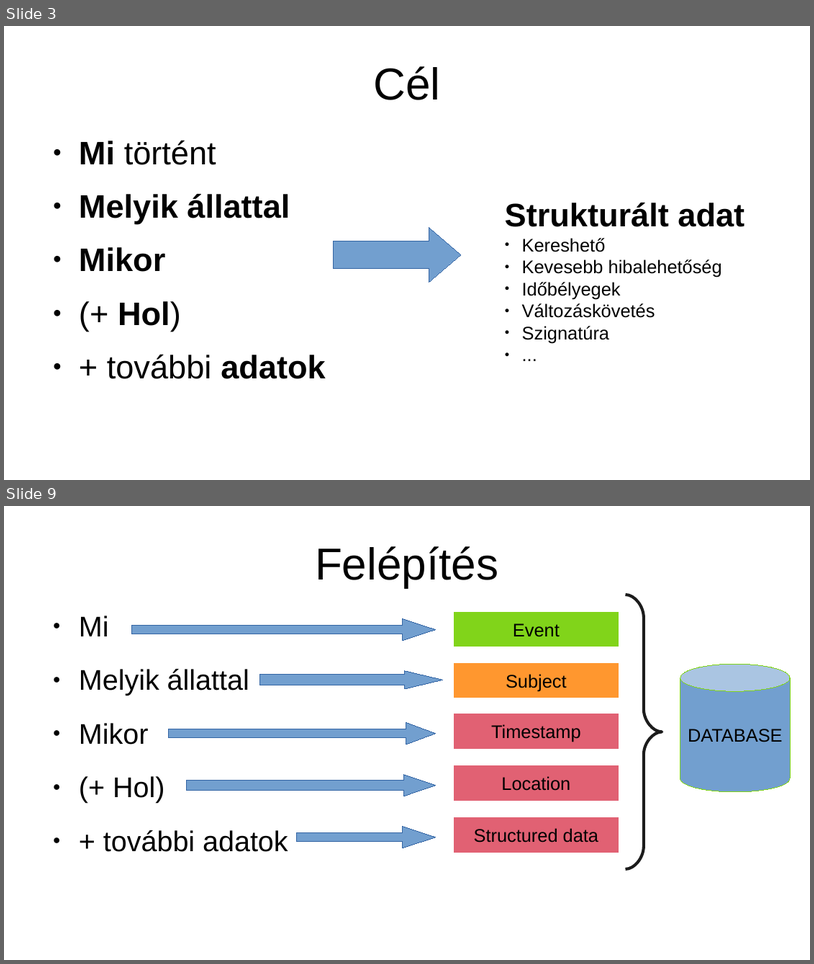
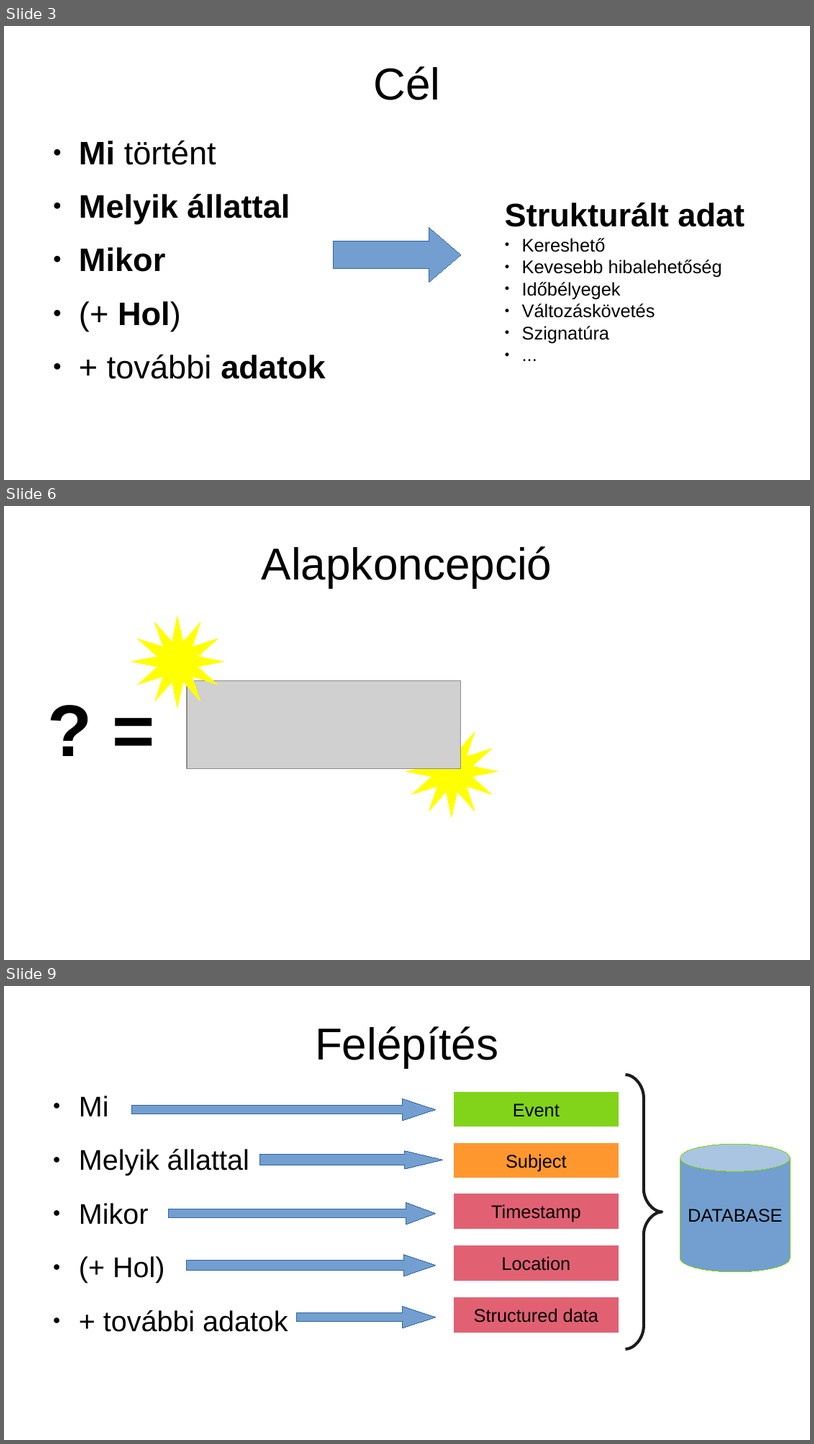
Before and after one commit to dfajtai/exam_register, a slide deck: src/online_event_recorder/howto/exam_register_manual_v0_20240305.odp. Shown one above the other, each under a label of ours: slides 3 and 9 before the commit, slides 3, 6 and 9 after it; the slides between them are not shown. The pictures are 814x964 and 814x1444 pixels, drawn with LibreOffice and Linux fonts; fonts in the diff are those of the drawing; grey boxes stand for pictures. Boxes give left, top, right and bottom in pixels: in the first picture for what was removed or moved away, otherwise in the second. Text is boxed around its words. In the diff, an @@ line names an element or a change of style, - is before the commit and + after.

```diff
--- a/src/online_event_recorder/howto/exam_register_manual_v0_20240305.odp
+++ b/src/online_event_recorder/howto/exam_register_manual_v0_20240305.odp
@@ slide 6 added at (4, 506, 810, 960), background #FFFFFF @@
@@ title added at (262, 546, 553, 587), 44 pt, text #000000 @@
+Alapkoncepció
@@ freeform shape added at (132, 615, 224, 707), fill #FFFF00, outline #FFFF00 0 pt @@
@@ text added at (41, 680, 205, 768), 72 pt, text #000000, bold @@
+? =
@@ picture added at (187, 681, 461, 769) @@
@@ freeform shape added at (406, 726, 498, 817), fill #FFFF00, outline #FFFF00 0 pt @@
```
Also in this commit, not shown: 6 slides changed, 16 other slides added, 2 slides removed, 4 other files.
